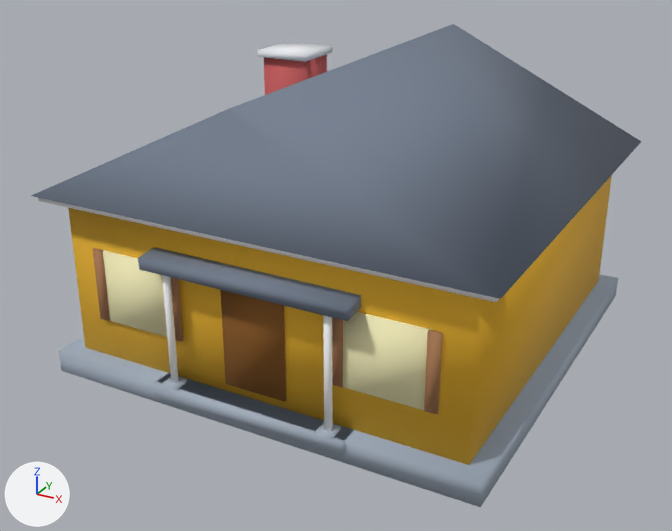
One commit to the glTF model assets/models/ranch-house.glb: the scene before it, then after it.
Both versions are drawn from a 50 mm camera at (9.06, -17.69, 10.4) aimed at (-0.24, -0.78, 1.95). Arrows for +X, +Y and +Z are at lower left; the lights stay in place. The older version comes first. Where no turn or scale is listed for an object, it has been applied to the vertices.

Objects in the first picture: 'geometry_0'.
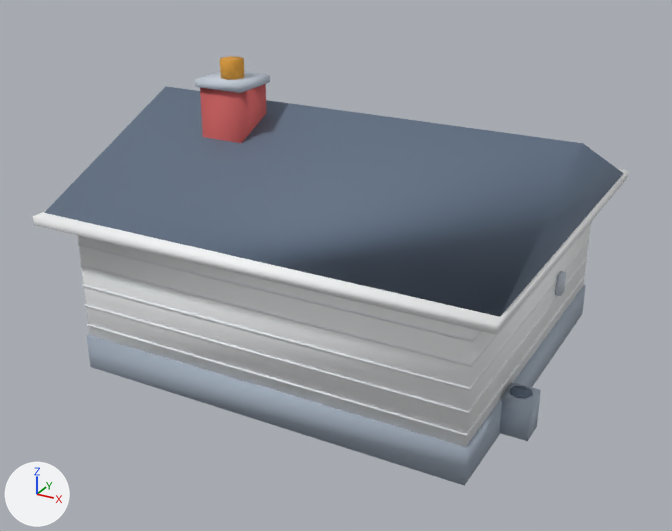
Boxes (x1, y1, x2, y2) around the edits, measured in the pictures (672 x 531 px):
'geometry_0', reshaped (11% shorter): before (31, 24, 641, 507); after (33, 56, 628, 486)
part 1 of me_geometry_0, added: after (87, 285, 586, 486)
part 2 of me_geometry_0, added: after (78, 224, 591, 447)
part 3 of me_geometry_0, added: after (87, 275, 586, 437)
part 4 of me_geometry_0, added: after (85, 257, 588, 414)
part 5 of me_geometry_0, added: after (83, 239, 590, 391)
part 6 of me_geometry_0, added: after (80, 221, 592, 367)
part 7 of me_geometry_0, added: after (78, 244, 483, 342)
part 8 of me_geometry_0, added: after (33, 169, 628, 335)
part 9 of me_geometry_0, added (brown): after (200, 84, 266, 143)
part 10 of me_geometry_0, added: after (195, 72, 270, 93)
part 11 of me_geometry_0, added (orange): after (220, 56, 245, 80)
part 12 of me_geometry_0, rebuilt: before (38, 198, 499, 302); after (44, 86, 624, 317)
part 13 of me_geometry_0, added: after (510, 386, 533, 398)
part 14 of me_geometry_0, deleted (blue): before (31, 24, 641, 457)
part 15 of me_geometry_0, cut back: before (59, 175, 618, 507); after (499, 271, 566, 441)

The change in detail:
me_geometry_0 is used by ob_geometry_0; location (0.0, 0.0, 0.0).
me_geometry_0 had 162 vertices, 248 faces and spanned x -5.0..5.0, y -5.0..5.0, z 0.0..6.5.
me_geometry_0 now has 330 vertices, 504 faces and spans x -5.0..5.0, y -5.0..5.0, z 0.0..6.5.
me_geometry_0 part 1: a new loose piece, a box spanning x -4.45..4.43, y -4.46..3.42, z 0.01..0.79, in mat_sww_flat_vertex.
me_geometry_0 part 2: a new loose piece, a box spanning x -4.41..4.38, y -4.41..3.37, z 0.79..3.57, in mat_sww_flat_vertex.
me_geometry_0 part 3: a new loose piece, a box spanning x -4.423..4.4, y -4.43..3.389, z 1.027..1.069, in mat_sww_flat_vertex.
me_geometry_0 part 4: a new loose piece, a box spanning x -4.423..4.4, y -4.43..3.389, z 1.499..1.541, in mat_sww_flat_vertex.
me_geometry_0 part 5: a new loose piece, a box spanning x -4.423..4.4, y -4.43..3.389, z 1.971..2.013, in mat_sww_flat_vertex.
me_geometry_0 part 6: a new loose piece, a box spanning x -4.423..4.4, y -4.43..3.389, z 2.443..2.485, in mat_sww_flat_vertex.
me_geometry_0 part 7: a new loose piece, a box spanning x -4.423..4.4, y -4.43..3.389, z 2.915..2.956, in mat_sww_flat_vertex.
me_geometry_0 part 8: a new loose piece, a box spanning x -5.0..4.98, y -5.0..3.96, z 3.47..3.66, in mat_sww_flat_vertex.
me_geometry_0 part 9: a new loose piece, a box spanning x -2.89..-1.89, y -1.92..-0.93, z 3.25..5.98, in mat_sww_flat_vertex.
me_geometry_0 part 10: a new loose piece, a box spanning x -2.96..-1.82, y -1.99..-0.86, z 5.95..6.11, in mat_sww_flat_vertex.
me_geometry_0 part 11: a new loose piece, an 8-sided cylinder along z spanning x -2.65..-2.14, y -1.68..-1.17, z 6.08..6.5, in mat_sww_flat_vertex.
me_geometry_0 part 12: the loose piece of 8 vertices spanning x -4.9..4.9, y -4.89..4.9, z 3.97..4.12 is rebuilt with 6 vertices and now spans x -4.95..4.93, y -4.95..3.91, z 3.56..5.45.
me_geometry_0 part 13: a new loose piece of 18 vertices spanning x 4.47..4.93, y -2.56..-2.1, z 0.9..0.92, in mat_sww_flat_vertex.
me_geometry_0 part 14: 16 loose pieces with 138 vertices, spanning x -5.0..5.0, y -5.0..5.0, z 0.2..6.5, are deleted.
me_geometry_0 part 15: 16 vertices removed from x -4.9..4.9, y -4.89..4.9, z 0.0..4.1; 56 vertices added at x 1.69..5.0, y -2.62..3.53, z 0.05..2.83.
Other edits to the shape of me_geometry_0 do not show in these pictures.
